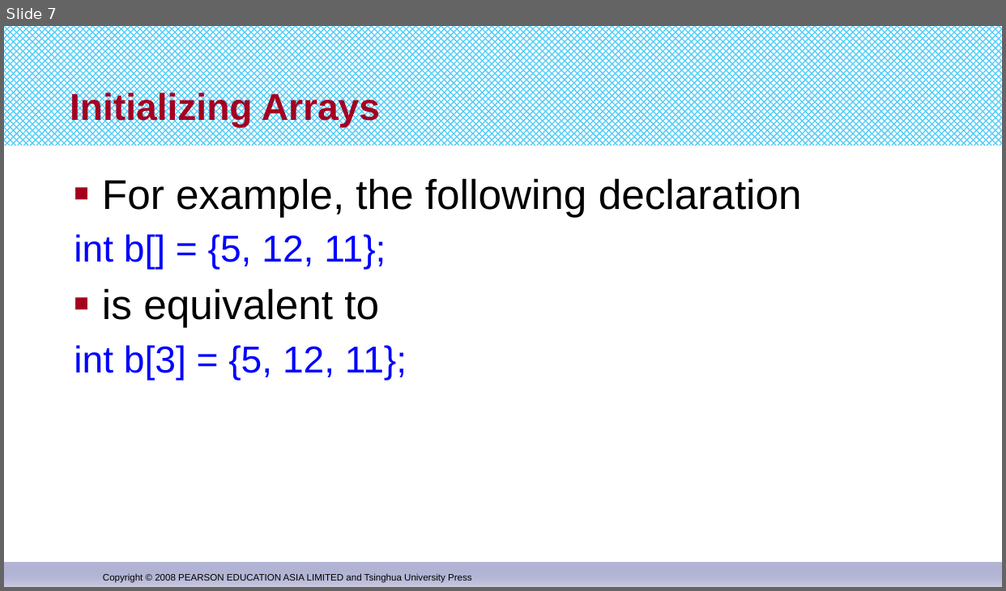
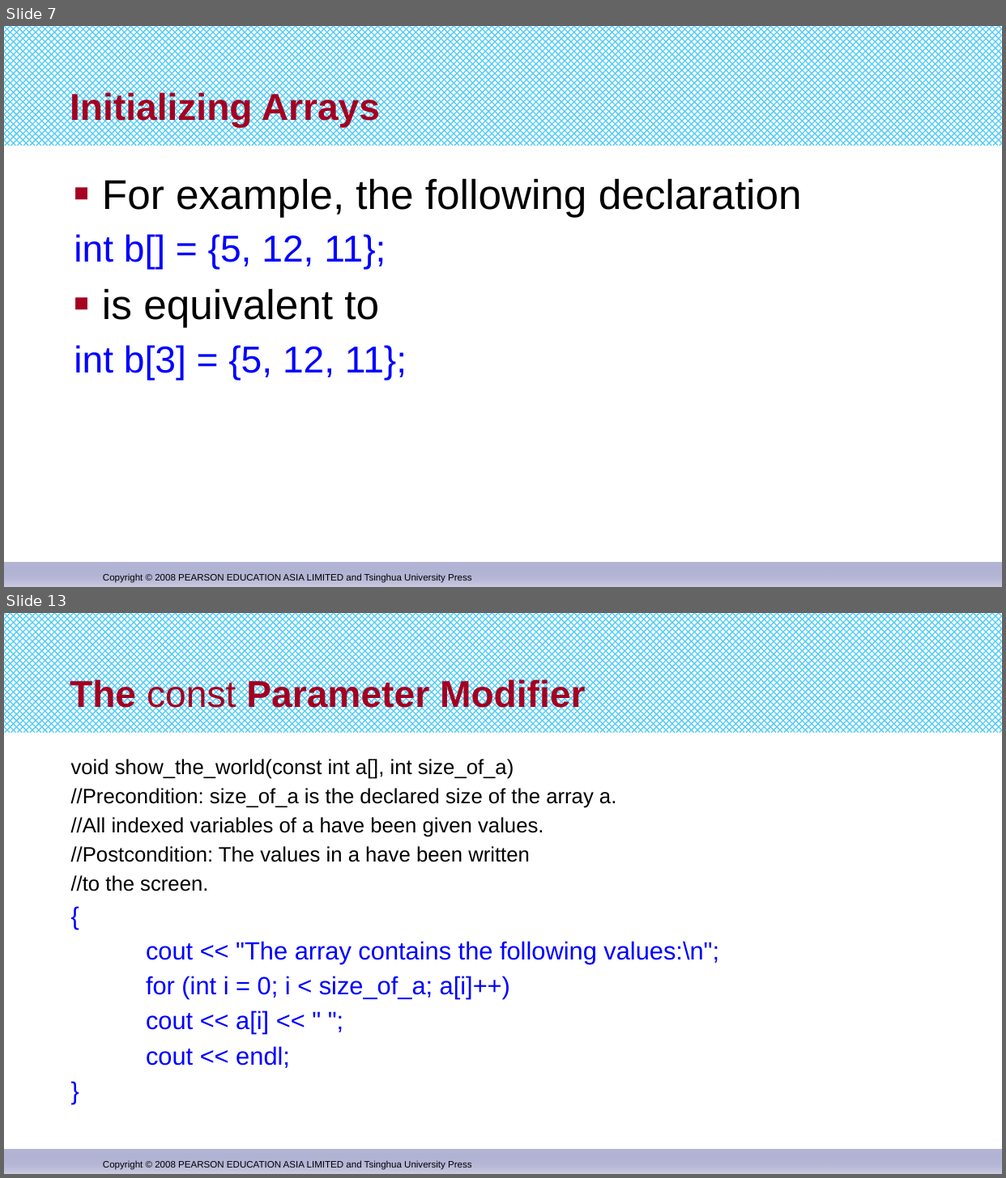
Before and after one commit to djuanbei/CPLUSPLUS, a slide deck: ppt/chapter 7.pptx. Shown one above the other, each under a label of ours: slide 7 before the commit, slides 7 and 13 after it; the slides between them are not shown. The pictures are 1006x591 and 1006x1178 pixels, drawn with LibreOffice and Linux fonts; fonts in the diff are those of the drawing. Boxes give left, top, right and bottom in pixels: in the first picture for what was removed or moved away, otherwise in the second. Text is boxed around its words. In the diff, an @@ line names an element or a change of style, - is before the commit and + after.

```diff
--- a/ppt/chapter 7.pptx
+++ b/ppt/chapter 7.pptx
@@ slide 13 added at <box>4,613,1002,1174</box>, background #FFFFFF; not listed: 3 template elements that a slide beside it also shows @@
@@ title added at <box>70,678,585,715</box>, 36 pt, text #A50021, bold @@
+The const Parameter Modifier
@@ text added at <box>71,759,719,1068</box>, 20 pt, text #000000 @@
+void show_the_world(const int a[], int size_of_a)
+//Precondition: size_of_a is the declared size of the array a.
+//All indexed variables of a have been given values.
+//Postcondition: The values in a have been written
+//to the screen.
+{
+cout << "The array contains the following values:\n";
+for (int i = 0; i < size_of_a; a[i]++)
+cout << a[i] << " ";
+cout << endl;
+}
```
Also in this commit, not shown: 16 other slides added, 2 other files.
